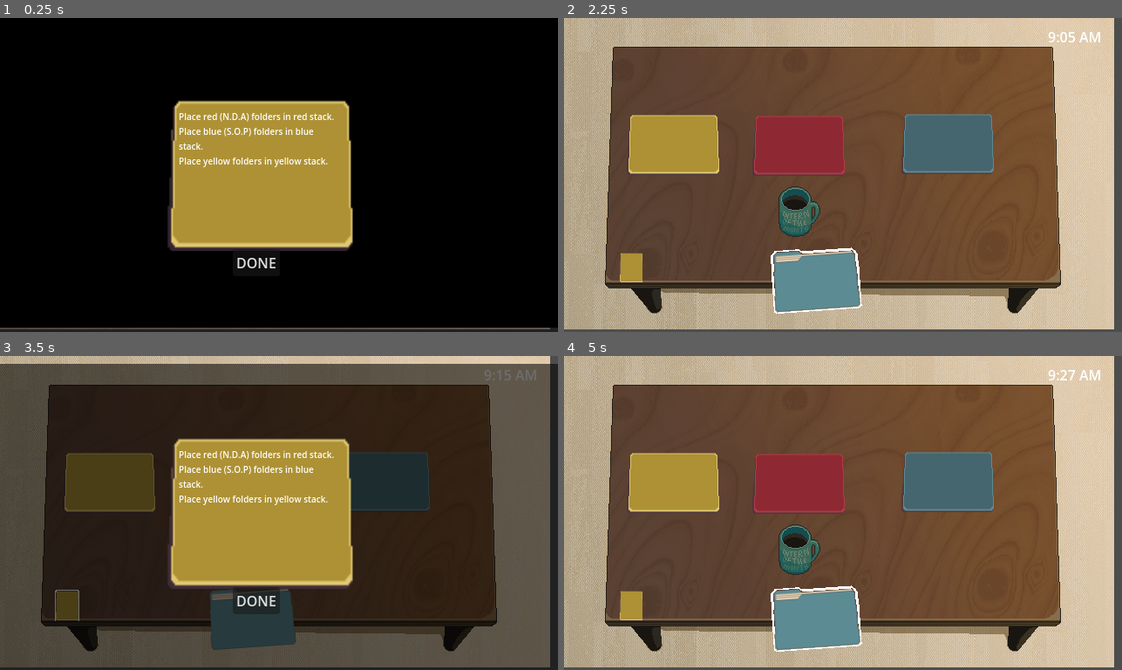
Above: before the commit, frames 1-4 (two rows, left to right).
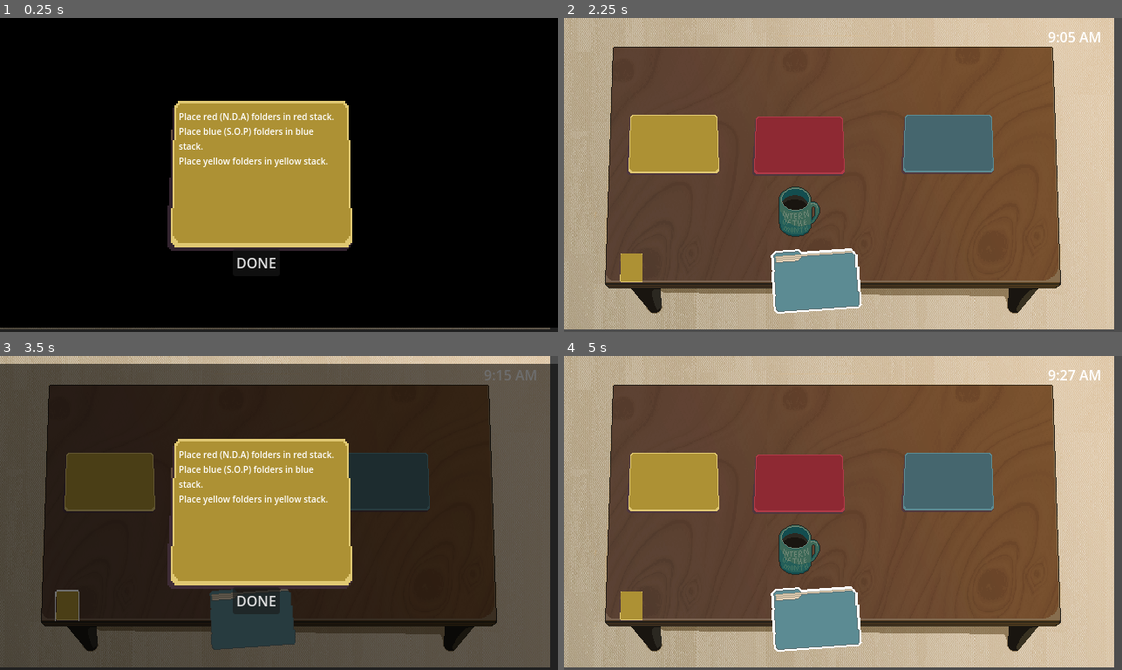
Above: after the commit, the same moments.

Repository: milk9111/godot-wild-jam-79
Game: Godot game, scene res://game.tscn
The game is run twice, just before and just after one commit, with the same random seed, the same clock (stepped at 60 frames per second) and the same inputs.
Inputs (mouse positions are in pixels of both pictures, inside the frame that each line leads up to):
- Up to frame 1 (0.25 s): no input
- Up to frame 2 (2.25 s): click "DONE" at 0.5 s; click (630, 266) at 1.25 s; click "DONE" at 2 s
- Up to frame 3 (3.5 s): click (66, 604) at 2.75 s
- Up to frame 4 (5 s): click (630, 604) at 3.5 s; click "DONE" at 4.25 s

The runs differ from the first frame. In frame 1, 0.6% of the frame differs, in the area x 30-64%, y 26-74%; in frame 2, 0.5%; in frame 3, 0.7%, in the area x 9-64%, y 26-92%; in frame 4, 0.5%.

Commit message:
Reimported texture filtering to nearest

Diff:
--- a/clickable_folder.tscn
+++ b/clickable_folder.tscn
@@ -44,6 +44,7 @@
 yellow_texture = SubResource("AtlasTexture_qww6b")
 
 [node name="Sprite2D" type="Sprite2D" parent="."]
+texture_filter = 1
 material = SubResource("ShaderMaterial_idgio")
 texture = SubResource("AtlasTexture_idgio")
 region_rect = Rect2(-4.85519, -5.8684, 104.855, 78.8684)
--- a/clutter.tscn
+++ b/clutter.tscn
@@ -391,6 +391,7 @@
 point_count = 2
 
 [node name="Clutter" type="RigidBody2D"]
+texture_filter = 1
 collision_layer = 2
 collision_mask = 279
 gravity_scale = 0.0
--- a/day_one.tscn
+++ b/day_one.tscn
@@ -170,6 +170,7 @@
 
 [node name="Desk" type="Sprite2D" parent="."]
 z_index = -2
+texture_filter = 1
 position = Vector2(311, 180)
 texture = ExtResource("6_n4m20")
 
@@ -177,6 +178,7 @@
 position = Vector2(270, 225)
 
 [node name="Directions" type="TextureButton" parent="."]
+texture_filter = 1
 material = SubResource("ShaderMaterial_256nn")
 offset_left = 63.0
 offset_top = 271.0
@@ -189,6 +191,7 @@
 [node name="DirectionsSplash" type="CanvasLayer" parent="."]
 
 [node name="TextureRect" type="TextureRect" parent="DirectionsSplash"]
+texture_filter = 1
 anchors_preset = 8
 anchor_left = 0.5
 anchor_top = 0.5
--- a/stack.tscn
+++ b/stack.tscn
@@ -21,6 +21,7 @@
 
 [node name="Stack" type="Area2D" groups=["Stack"]]
 y_sort_enabled = true
+texture_filter = 1
 collision_layer = 2
 collision_mask = 3
 script = ExtResource("1_7c0hu")
